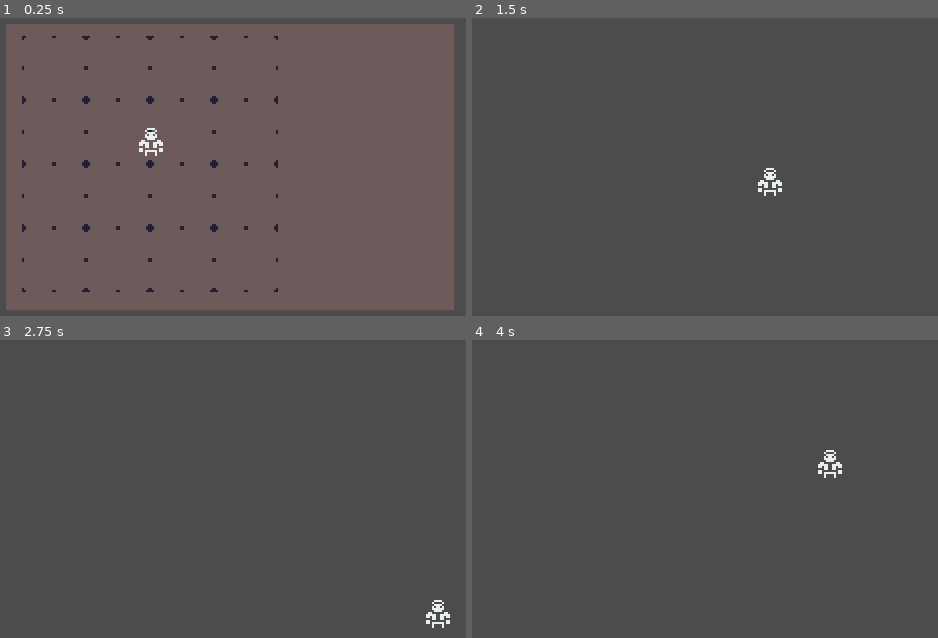
Above: before the commit, frames 1-4 (two rows, left to right).
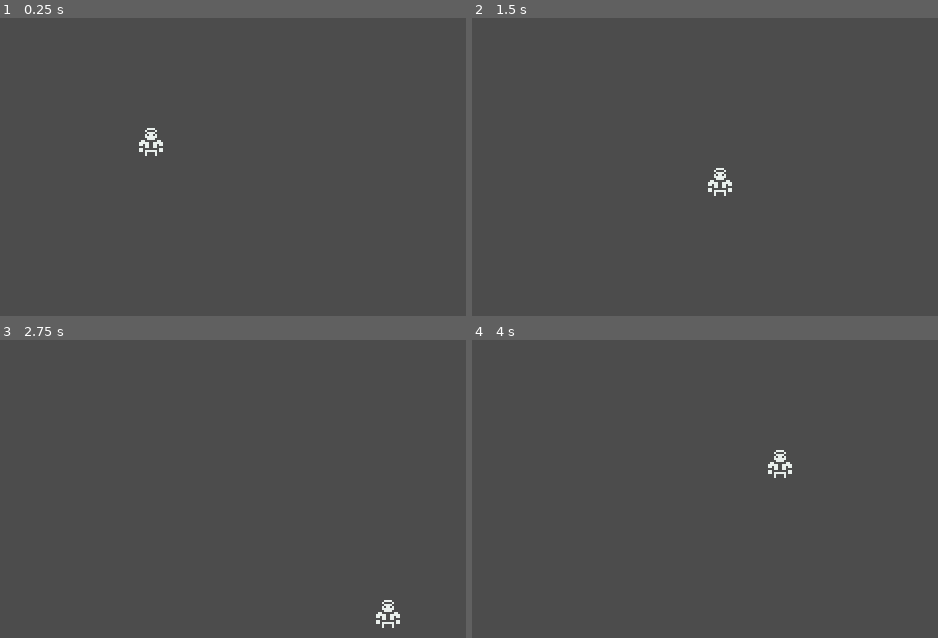
Above: after the commit, the same moments.

Repository: discolingua/godot-inventory-panel
Game: Godot game, scene res://Scenes/GameWorld.tscn
Two runs of this game, one before a commit and one after it. Both use one fixed random seed, a clock stepped at 60 frames per second and the inputs below.
Inputs:
- Up to frame 1 (0.25 s): no input
- Up to frame 2 (1.5 s): tap Enter (ui_accept) at 0.5, 0.77 s; hold Right (ui_right) 0.53-1.28 s; hold Down (ui_down) from 1.28 s (still down)
- Up to frame 3 (2.75 s): tap Enter (ui_accept) at 1.52 s; release Down (ui_down) at 2.03 s; hold Right (ui_right) from 2.03 s (still down)
- Up to frame 4 (4 s): release Right (ui_right) at 2.78 s; hold Up (ui_up) 2.78-3.53 s; tap Enter (ui_accept) at 3.02, 3.77 s; hold Left (ui_left) from 3.53 s (still down)

The runs differ from the first frame. In frame 1, 92% of the frame differs, in the area x 1-98%, y 2-98%; in frame 2, 0.4%; in frame 3, 0.4%; in frame 4, 0.4%.

Commit message:
grid starts invisible

Diff:
--- a/Scenes/GUI.tscn
+++ b/Scenes/GUI.tscn
@@ -14,13 +14,13 @@
 [node name="crInventoryPanel" type="ColorRect" parent="."]
 anchor_left = -0.036
 anchor_top = -0.047
-anchor_right = 0.959
-anchor_bottom = 0.913
-margin_left = -0.00799942
-margin_top = 0.00300026
-margin_right = 3.10199
-margin_bottom = -0.0370026
-color = Color( 0.431373, 0.360784, 0.360784, 1 )
+anchor_right = 0.622
+anchor_bottom = 0.933
+margin_left = -0.00800037
+margin_top = 0.00299978
+margin_right = -0.0840149
+margin_bottom = -3.017
+color = Color( 0.1995, 0.35, 0.217058, 1 )
 __meta__ = {
 "_edit_use_anchors_": false
 }
--- a/Scripts/Player.gd
+++ b/Scripts/Player.gd
@@ -17,6 +17,10 @@
 
 
 onready var MainInventoryBox : Control = get_node("/root/GameWorld/GUI")
+
+func _ready() -> void:
+	MainInventoryBox.visible = false
+
 
 func _physics_process(delta) -> void:
 	match state:
Not shown, added: .gitignore
